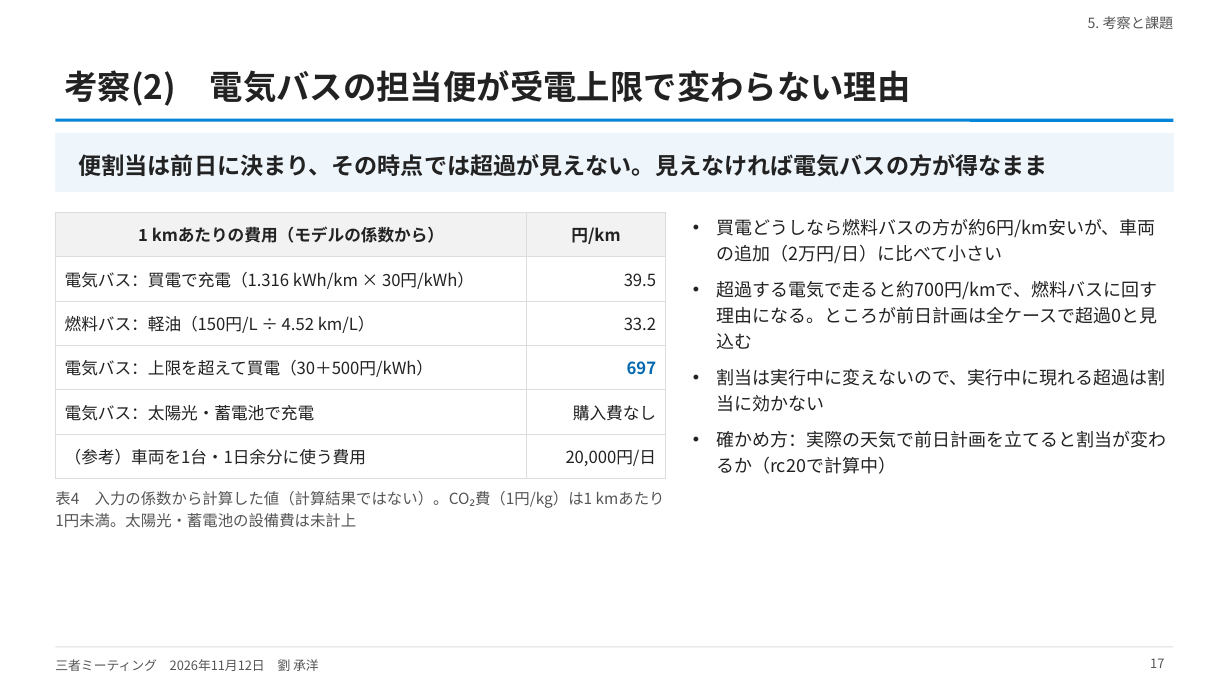
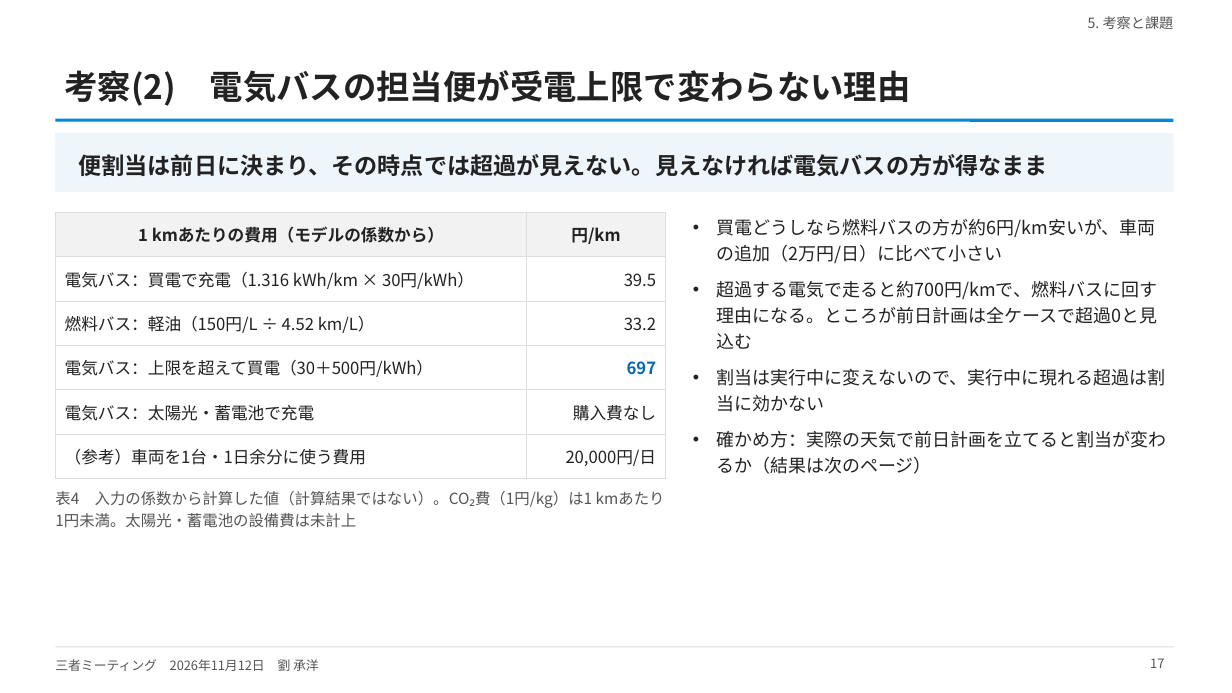
Before and after one commit to CYLIU2003/master-course, a slide deck: slide 17 of outcome/2026-11-12_three_party/three_party_20261112.pptx. Drawn at 1232x693 pixels with LibreOffice and Linux fonts; fonts in the diff are those of the drawing. Boxes give left, top, right and bottom in pixels: in the first picture for what was removed or moved away, otherwise in the second. Text is boxed around its words. In the diff, an @@ line names an element or a change of style, - is before the commit and + after.

```diff
--- a/outcome/2026-11-12_three_party/three_party_20261112.pptx
+++ b/outcome/2026-11-12_three_party/three_party_20261112.pptx
@@ text at [716, 431, 1166, 474]: text changed @@
-• 確かめ方：実際の天気で前日計画を立てると割当が変わるか（rc20で計算中）
+• 確かめ方：実際の天気で前日計画を立てると割当が変わるか（結果は次のページ）
```
Also in this commit, not shown: 1 other slide changed, 4 slides added, 4 other files.
